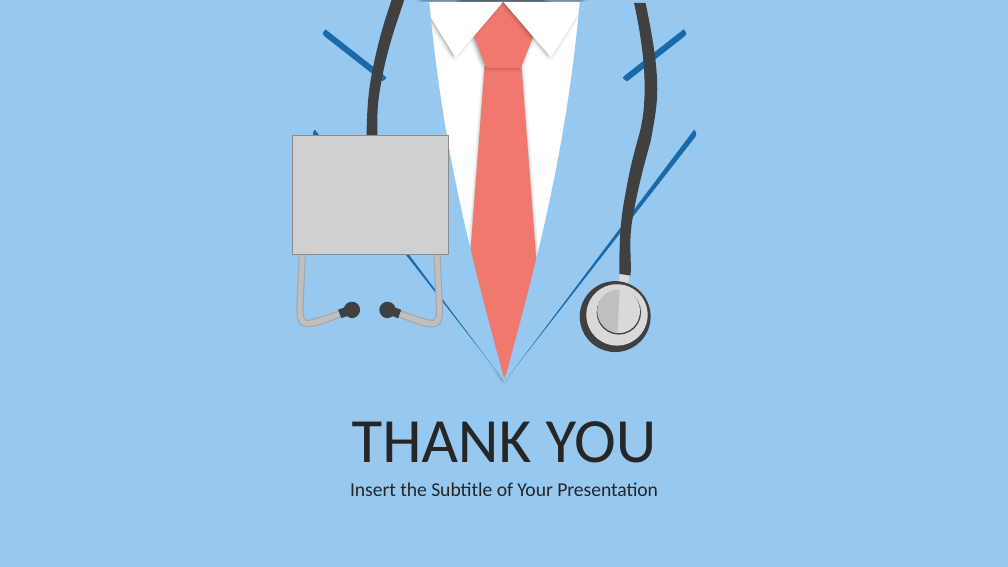
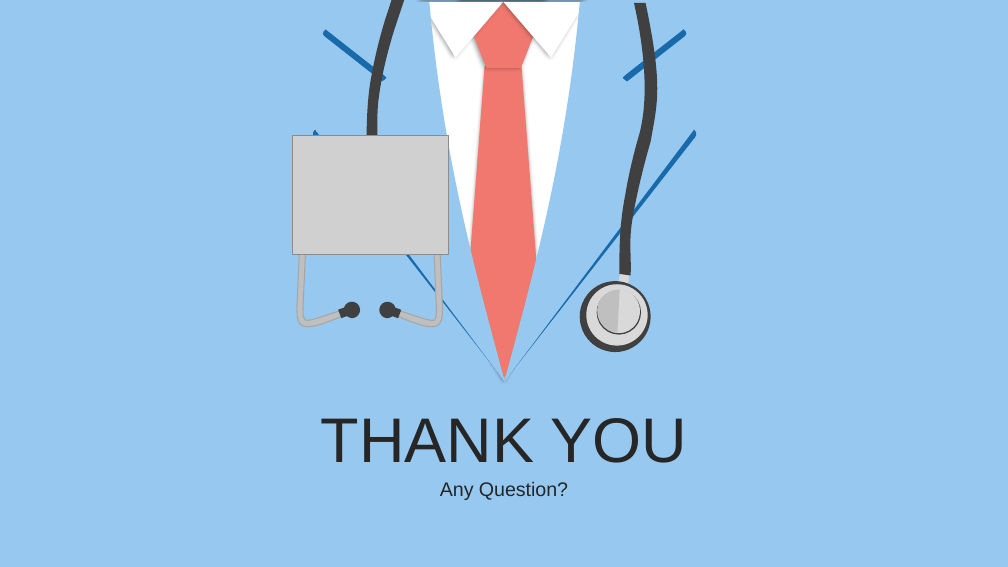
Before and after one commit to woorain20/2022-rainy, a slide deck: slide 18 of 이력서 참조/C# 병원관리 프로젝트.pptx (slide 50 before the commit). Drawn at 1008x567 pixels with LibreOffice and Linux fonts; fonts in the diff are those of the drawing; grey boxes stand for pictures. Boxes give left, top, right and bottom in pixels: in the first picture for what was removed or moved away, otherwise in the second. Text is boxed around its words. In the diff, an @@ line names an element or a change of style, - is before the commit and + after.

```diff
--- a/이력서 참조/C# 병원관리 프로젝트.pptx
+++ b/이력서 참조/C# 병원관리 프로젝트.pptx
@@ text "THANK YOU" at box(321, 418, 687, 463): font Calibri to Arial @@
@@ text at box(440, 481, 568, 500): text changed; font Calibri to Arial @@
-Insert the Subtitle of Your Presentation
+Any Question?
```
Also in this commit, not shown: 11 other slides changed, 6 slides added, 14 slides removed.
